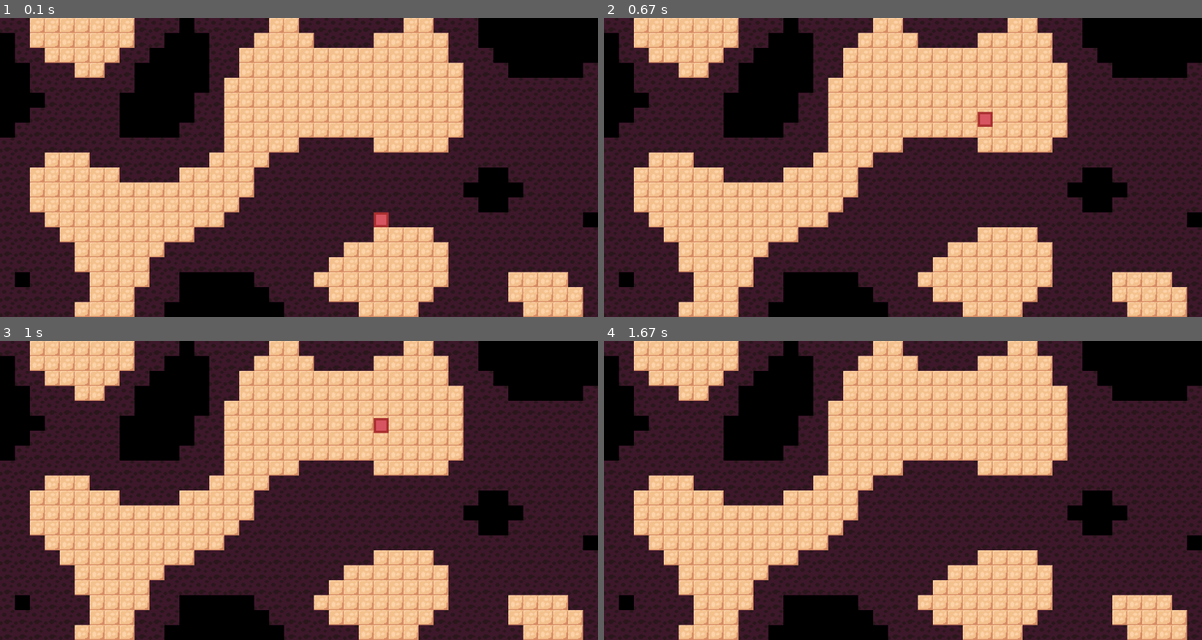
Above: before the commit, frames 1-4 (two rows, left to right).
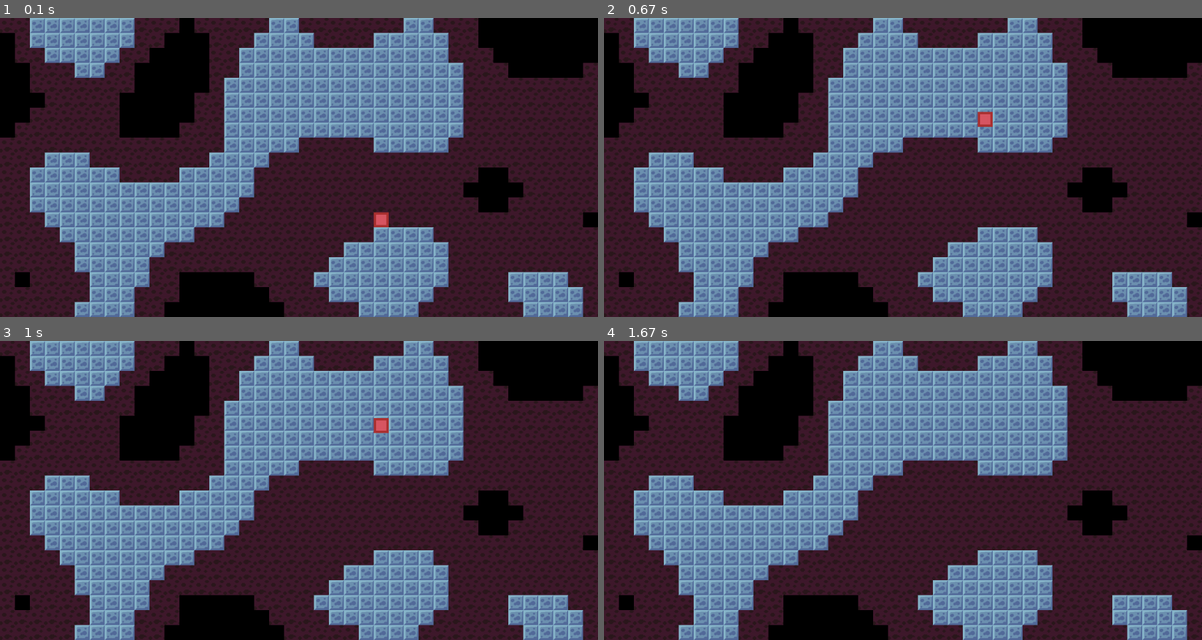
Above: after the commit, the same moments.

Repository: ARKANYOTA/Pygame-Test
Game: pygame game, started from scripts/index.py
The game is run twice, just before and just after one commit, with the same random seed, the same clock (stepped at 60 frames per second) and the same inputs.
Inputs:
- Up to frame 1 (0.1 s): no input
- Up to frame 2 (0.67 s): tap Z at 0.33 s
- Up to frame 3 (1 s): no input
- Up to frame 4 (1.67 s): hold W 1.17-1.63 s; tap Z at 1.23, 1.53 s

The runs differ from the first frame. In frame 1, 35% of the frame differs, in the area x 5-98%, y 0-100%; in frame 2, 35%; in frame 3, 35%; in frame 4, 35%.

Commit message:
new textures

Diff:
--- a/scripts/index.py
+++ b/scripts/index.py
@@ -23,14 +23,20 @@
 #    screen = pygame.display.set_mode(size, RESIZABLE)
 #    pygame.display.set_caption("My Game")
 
+    # Game constants
+    BLOCKWIDTH = 32
+    BLOCKWIDTH_2TUPLE = (BLOCKWIDTH, BLOCKWIDTH)
+    SEED = uniform(-65536, 65535)
+
     # Textures
-    player1Texture = pygame.transform.scale(pygame.image.load("../textures/redsquare.png"), (32, 32))
+    player1Texture = pygame.transform.scale(pygame.image.load("../textures/redsquare.png"), BLOCKWIDTH_2TUPLE)
     player2Texture = pygame.image.load("../textures/intro_ball.gif")
     playerTextures = [player1Texture, player2Texture]
 
-    # Game constants
-    BLOCKWIDTH = 32
-    SEED = uniform(-65536, 65535)
+    groundTexture = pygame.transform.scale(pygame.image.load("../textures/groundTile.png"), BLOCKWIDTH_2TUPLE)
+    groundBGTexture = pygame.transform.scale(pygame.image.load("../textures/dummyDecoGround.png"), BLOCKWIDTH_2TUPLE)
+    blankTexture = pygame.transform.scale(pygame.image.load("../textures/blank.png"), BLOCKWIDTH_2TUPLE)
+    tileTextures = [blankTexture, groundBGTexture, groundTexture]
 
     # Game variables
     noise = PerlinNoise(SEED, 0, 0, 10, scrwidth//BLOCKWIDTH, scrheight//BLOCKWIDTH+1)
@@ -55,18 +61,18 @@
 
         # Noise scrolling
         #noise.screenpos.y += scrollspeed
+        # TODO: move to seperate update method
         if noise.screenpos.y > BLOCKWIDTH:
             noise.pos.y -= 1
             noise.screenpos.y %= BLOCKWIDTH
             noise.update_map()
-        noise.print_perlin_noise(DISPLAY, 0, noise.screenpos.y-BLOCKWIDTH, scrwidth//BLOCKWIDTH, scrheight//BLOCKWIDTH, BLOCKWIDTH)
+        noise.print_perlin_noise(DISPLAY, 0, noise.screenpos.y-BLOCKWIDTH, BLOCKWIDTH, tileTextures)
 
         if len(players) == 0:
             playerposinit = noise.find_empty_xy(BLOCKWIDTH)
             print(playerposinit)
             players.append(Player(DISPLAY, 1, playerposinit[1], playerposinit[0]))
             #players[0].init()
-
 
         for player in players:
             DISPLAY.blit(playerTextures[player.playerNumber - 1], (player.pos.x, player.pos.y))
--- a/scripts/perlinnoise.py
+++ b/scripts/perlinnoise.py
@@ -87,19 +87,11 @@
     def update_map(self):
         self.map = self.get_noisemap_list()
 
-    def print_perlin_noise(self, display, screen_x, screen_y, width, height, blockw):
-        # width and neight in blocks
-        groundImg = pygame.image.load("textures/dummyGround.png")
-        groundBGImg = pygame.image.load("textures/dummyDecoGround.png")
+    def print_perlin_noise(self, display, screen_x, screen_y, blockwidth, tileTextures):
         for row in range(self.height):
             for col in range(self.width):
                 noise = self.map[row][col]
-                if noise == 2:
-                    display.blit(groundImg, (col*blockw + screen_x, row*blockw + screen_y))
-                elif noise == 1:
-                    display.blit(groundBGImg, (col * blockw + screen_x, row * blockw + screen_y))
-                else:
-                    pass
+                display.blit(tileTextures[noise], (col*blockwidth + screen_x, row*blockwidth + screen_y))
         return True
 
     def find_empty_xy(self, blockw):
Binary file added: textures/blank.png
Binary file added: textures/groundTile.png
Binary file added: textures/groundTile.png.png
Binary file added: textures/groundTile2.png
Binary file removed: textures/groundsTile.png
Not shown, added: textures/blankn.aseprite
Not shown, added: textures/groundTile.png.kra
Not shown, added: textures/groundTile.png.kra~
Not shown, added: textures/groundTile.png~
Not shown, added: textures/groundTile2.kra
Not shown, added: textures/groundTile2.kra~
Not shown, removed: textures/groundsTile.png.kra
